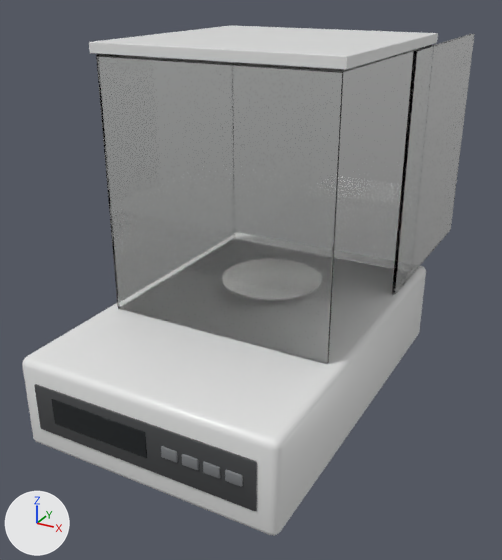
A saved change to the glTF model public/assets/equipment-3d/v1/analytical-balance.glb.
Both versions are drawn from a 50 mm camera at (0.264, -0.481, 0.343) aimed at (-0.014, 0.024, 0.09). Lighting does not change. The marker at lower left points along +X, +Y and +Z. The first picture is the older version. Where no turn or scale is listed for an object, it has been applied to the vertices.

Script lines for the objects in view, before the commit:
```python
mat_instrument_housing_light_grey = principled_material('Instrument housing light grey')
mat_instrument_housing_light_grey.base_color = (0.8, 0.805, 0.8)  # white #e7e8e7
mat_instrument_housing_light_grey.roughness = 0.38
me_mesh_0 = bpy.data.meshes.new('Mesh_0')
me_mesh_0.from_pydata(...)  # 96 vertices, 188 faces; spans x -0.11..0.11, y -0.165..0.165, z 0.0..0.078
me_mesh_0.materials.append(mat_instrument_housing_light_grey)  # white #e7e8e7
me_mesh_10 = bpy.data.meshes.new('Mesh_10')
me_mesh_10.from_pydata(...)  # 24 vertices, 44 faces; spans x -0.098..0.098, y 0.139..0.141, z 0.078..0.288
me_mesh_10.materials.append(mat_borosilicate_glass)  # white #fdfefe
me_mesh_11 = bpy.data.meshes.new('Mesh_11')
me_mesh_11.from_pydata(...)  # 24 vertices, 44 faces; spans x -0.102..0.102, y -0.064..0.144, z 0.289..0.297
me_mesh_11.materials.append(mat_instrument_housing_light_grey)  # white #e7e8e7
ob_balance_base = bpy.data.objects.new('Balance_base', me_mesh_0)
ob_balance_base.location = (0.0, 0.0, 0.0)
ob_shield_back = bpy.data.objects.new('Shield_back', me_mesh_10)
ob_shield_back.location = (0.0, 0.0, 0.0)
ob_shield_frame_top = bpy.data.objects.new('Shield_frame_top', me_mesh_11)
ob_shield_frame_top.location = (0.0, 0.0, 0.0)
# also in view: 'Balance_bezel' at (0.0, -0.166, 0.04); 'Shield_front' at (0.0, -0.06, 0.183); 'Balance_display' at (-0.035, -0.167, 0.042); 'Shield_right_door' at (0.102, 0.18, 0.183)
```
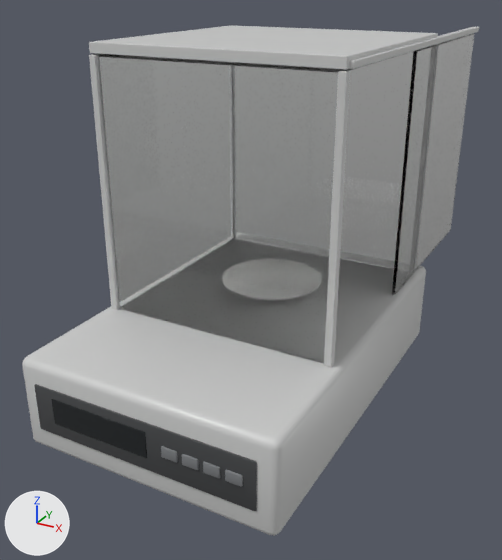
What differs and where, as boxes (x1, y1, x2, y2) in the pictures (502 x 560 px):
'Balance_base', recoloured (white to light grey)
    both: (22, 259, 426, 536)
'Shield_frame_top', recoloured (white to light grey)
    both: (89, 25, 438, 70)
'Shield_post.002', added
    after: (324, 70, 350, 367)
'Shield_post', added
    after: (89, 54, 119, 310)
'Shield_door_rail', now drawn
    after: (349, 27, 479, 69)

The change, as a list of edits to the scene's bpy script:
```text
Change mat_instrument_housing_light_grey:
    mat_instrument_housing_light_grey.base_color: (0.8, 0.805, 0.8) -> (0.62, 0.625, 0.62)  # white #e7e8e7 -> light grey #cecfce
Add me_mesh_17:
    me_mesh_17.from_pydata(...)  # 24 vertices, 44 faces; spans x 0.096..0.103, y -0.064..-0.059, z 0.078..0.288
    me_mesh_17.materials.append(mat_instrument_housing_light_grey)  # light grey #cecfce
Add me_mesh_15_1:
    me_mesh_15_1.from_pydata(...)  # 24 vertices, 44 faces; spans x -0.103..-0.096, y -0.064..-0.059, z 0.078..0.288
    me_mesh_15_1.materials.append(mat_instrument_housing_light_grey)  # light grey #cecfce
Add ob_shield_post_002:
    ob_shield_post_002 = bpy.data.objects.new('Shield_post.002', me_mesh_17)
    ob_shield_post_002.location = (0.0, 0.0, 0.0)
Add ob_shield_post:
    ob_shield_post = bpy.data.objects.new('Shield_post', me_mesh_15_1)
    ob_shield_post.location = (0.0, 0.0, 0.0)
```
